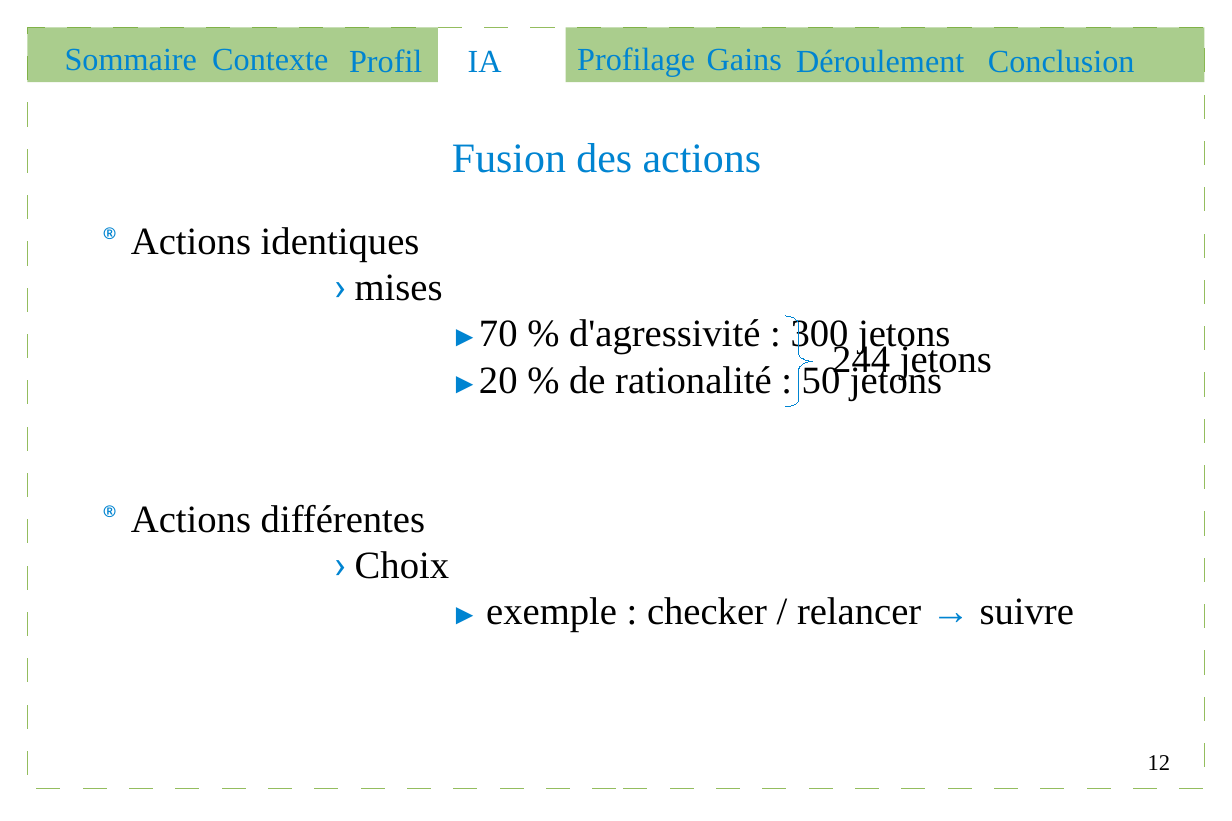
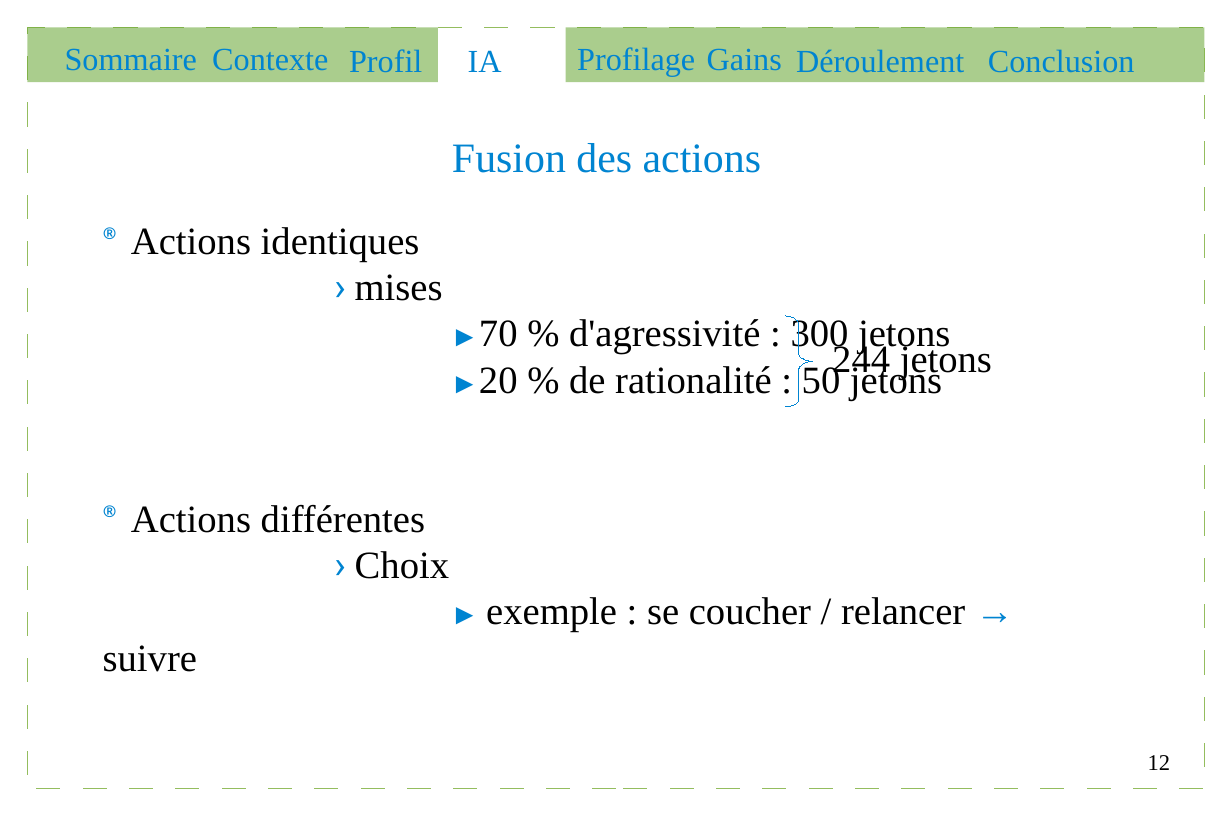
Before and after one commit to Gouga34/TERM1_Poker, a slide deck: slide 12 of Soutenance/presentation.odp. Drawn at 1232x821 pixels with LibreOffice and Linux fonts; fonts in the diff are those of the drawing. Boxes give left, top, right and bottom in pixels: in the first picture for what was removed or moved away, otherwise in the second. Text is boxed around its words. In the diff, an @@ line names an element or a change of style, - is before the commit and + after.

```diff
--- a/Soutenance/presentation.odp
+++ b/Soutenance/presentation.odp
@@ text at <box>103,597,965,672</box>: text changed @@
-► exemple : checker / relancer → suivre
+► exemple : se coucher / relancer → suivre
```
Also in this commit, not shown: 1 other slide changed.
